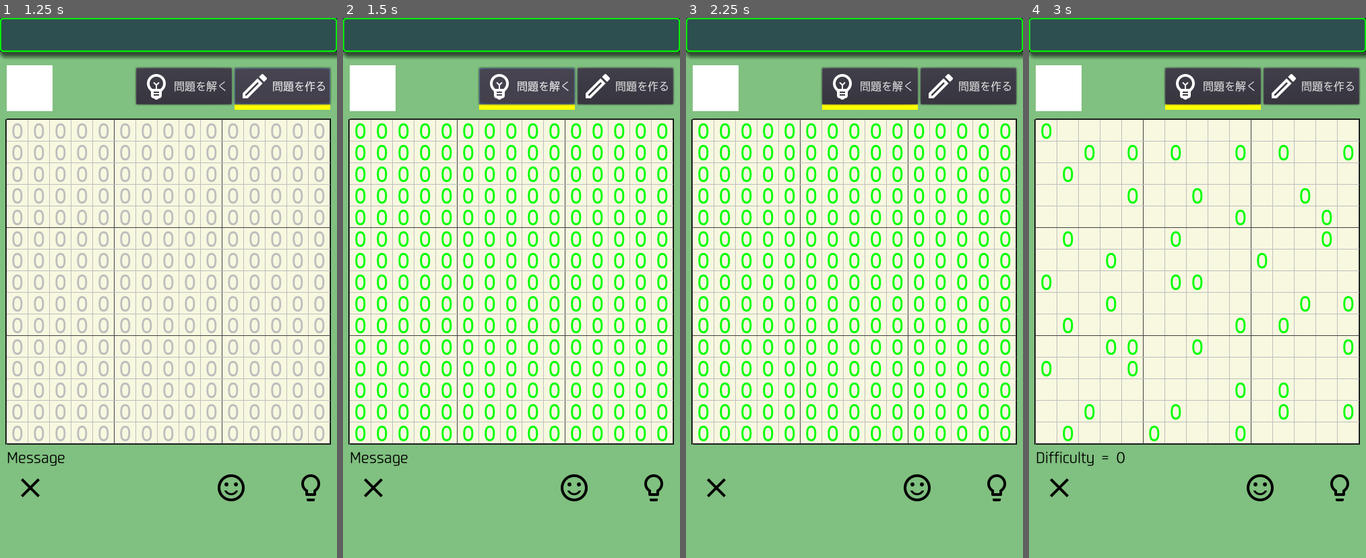
Above: before the commit, frames 1-4 (left to right).
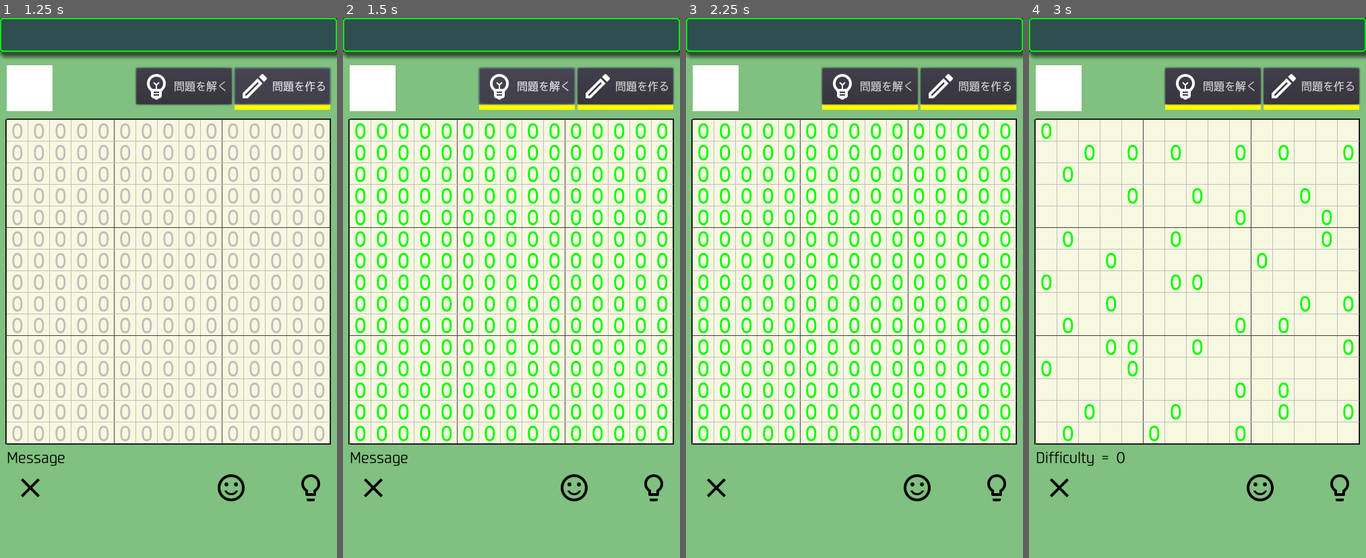
Above: after the commit, the same moments.

Repository: vivisuke/SakuSakuMosaic
Game: Godot game, scene res://MainScene.tscn
The game is run twice, just before and just after one commit, with the same random seed, the same clock (stepped at 60 frames per second) and the same inputs.
Inputs (mouse positions are in pixels of both pictures, inside the frame that each line leads up to):
- Up to frame 1 (1.25 s): click "問題を作る" at 0.5 s
- Up to frame 2 (1.5 s): click "問題を解く" at 1.25 s
- Up to frame 3 (2.25 s): click (716, 487) at 2 s
- Up to frame 4 (3 s): click (1261, 487) at 2.75 s

Frame 1 is identical in both runs. In frame 2, 0.3% of the frame differs, in the area x 69-98%, y 16-17%; in frame 3, 0.3%; in frame 4, 0.3%.
Error after the commit: Invalid set index 'visible' (on base: 'null instance') with value of type 'bool'. (res://MainScene.gd:520)

Commit message:
0056 ◎ C 08/21 08/21 0.001│ToDo│GenQuestButton → EditPictButton にリネーム、ハンドラ名も同様

Diff:
--- a/SakuSakuMosaic/MainScene.gd
+++ b/SakuSakuMosaic/MainScene.gd
@@ -533,7 +533,7 @@
 	update_allCluesLabel()
 	pass # Replace with function body.
 
-func _on_GenQuestButton_pressed():
+func _on_EditPictButton_pressed():
 	if editMode:
 		return
 	editMode = true
--- a/SakuSakuMosaic/MainScene.tscn
+++ b/SakuSakuMosaic/MainScene.tscn
@@ -132,7 +132,7 @@
 "_edit_use_anchors_": false
 }
 
-[node name="GenQuestButton" type="Button" parent="ModeContainer"]
+[node name="EditPictButton" type="Button" parent="ModeContainer"]
 margin_left = 146.0
 margin_right = 288.0
 margin_bottom = 54.0
@@ -140,7 +140,7 @@
 text = "問題を作る"
 icon = ExtResource( 12 )
 
-[node name="Underline" type="ColorRect" parent="ModeContainer/GenQuestButton"]
+[node name="Underline" type="ColorRect" parent="ModeContainer/EditPictButton"]
 margin_top = 54.0
 margin_right = 142.0
 margin_bottom = 62.0
@@ -219,7 +219,7 @@
 stream = ExtResource( 14 )
 
 [connection signal="pressed" from="ModeContainer/SolveButton" to="." method="_on_SolveButton_pressed"]
-[connection signal="pressed" from="ModeContainer/GenQuestButton" to="." method="_on_GenQuestButton_pressed"]
+[connection signal="pressed" from="ModeContainer/EditPictButton" to="." method="_on_EditPictButton_pressed"]
 [connection signal="pressed" from="ClearButton" to="." method="_on_ClearButton_pressed"]
 [connection signal="pressed" from="BasicButton" to="." method="_on_BasicButton_pressed"]
 [connection signal="pressed" from="TestButton" to="." method="_on_TestButton_pressed"]
Not shown, changed: SakuSakuMozaic.spr
